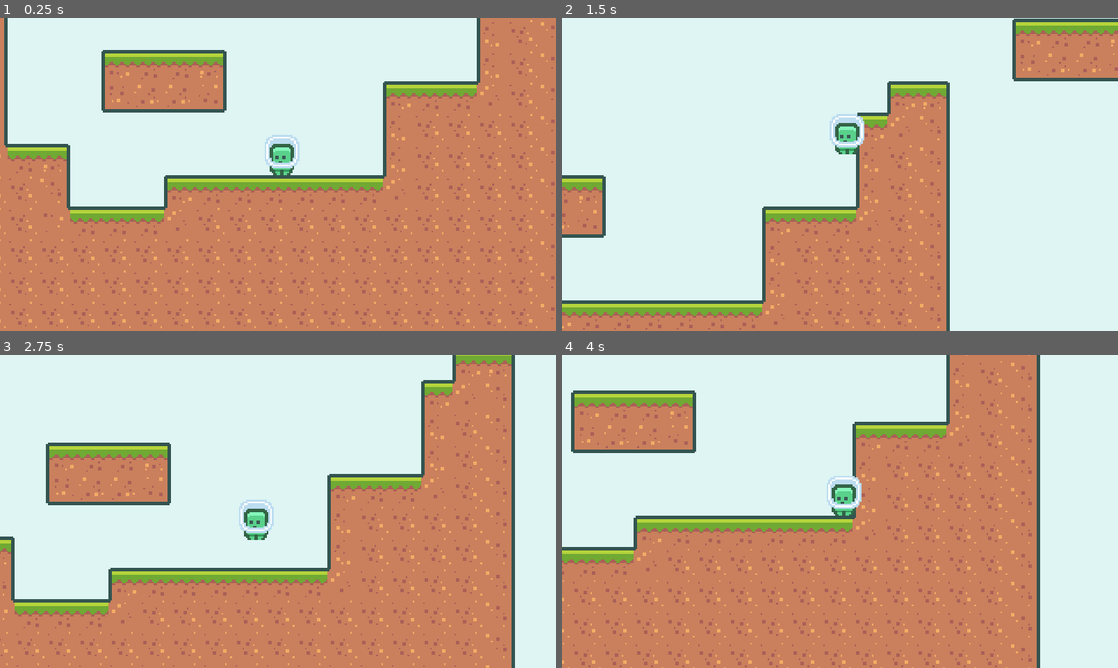
Above: before the commit, frames 1-4 (two rows, left to right).
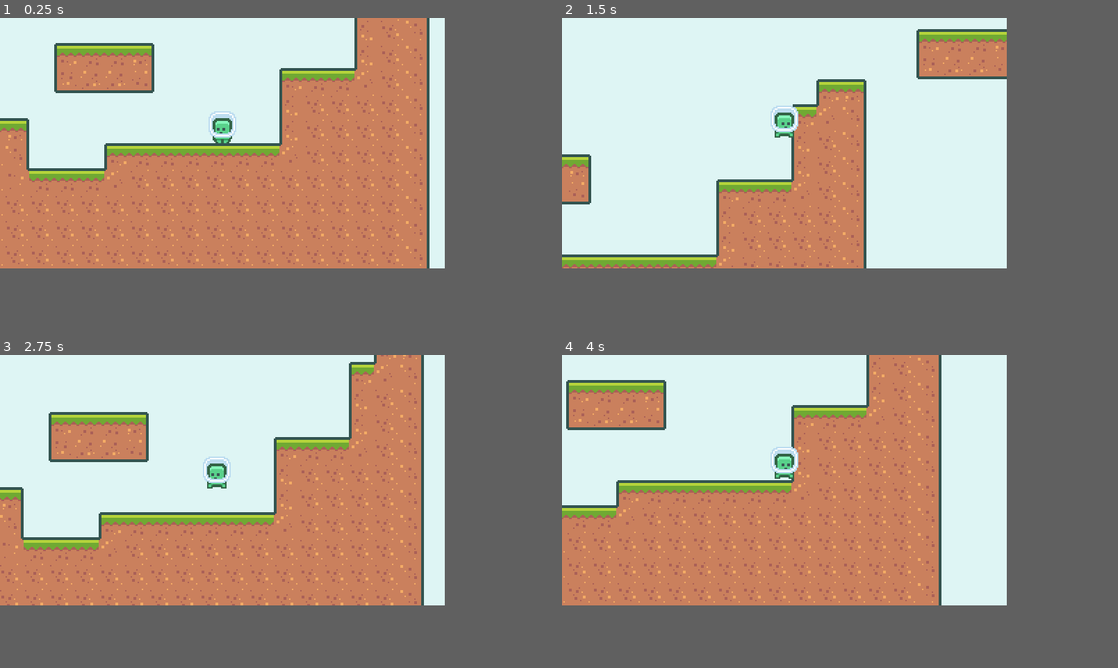
Above: after the commit, the same moments.

Repository: fremydev/2dPlatformerGodot3
Game: Godot game, scene res://scenes/main.tscn
Two runs of this game, one before a commit and one after it. Both use one fixed random seed, a clock stepped at 60 frames per second and the inputs below. Before the commit the project starts from res://scenes/view.tscn.
Inputs:
- Up to frame 1 (0.25 s): no input
- Up to frame 2 (1.5 s): tap Enter at 0.5 s; hold W (jump) 0.53-1.28 s; hold D (move_right) from 0.53 s (still down); tap W (jump) at 1.35 s
- Up to frame 3 (2.75 s): tap W (jump) at 1.52, 1.82 s; release D (move_right) at 2.03 s; hold A (move_left) from 2.03 s (still down); hold W (jump) from 2.03 s (still down)
- Up to frame 4 (4 s): release A (move_left) at 2.78 s; release W (jump) at 2.78 s; hold D (move_right) from 2.78 s (still down); tap W (jump) at 2.85, 3.02, 3.32 s; hold W (jump) from 3.53 s (still down)
In our replay, the window is 800x450 before the commit and 640x360 after it. These sizes can differ from the game's own. Grey fills any space a smaller window leaves; there, only what the larger window draws over its background counts as a difference.

The runs differ from the first frame. In frame 1, 34% of the frame differs, in the area x 0-100%, y 0-100%; in frame 2, 38%; in frame 3, 44%; in frame 4, 49%.

Commit message:
add player animation

Diff:
--- a/project.godot
+++ b/project.godot
@@ -11,19 +11,15 @@
 [application]
 
 config/name="2DPlatformer3.5"
-run/main_scene="res://scenes/view.tscn"
-
-[autoload]
-
-_global="*res://singleton.gd"
+run/main_scene="res://scenes/main.tscn"
 
 [display]
 
-window/size/width=1280
-window/size/height=720
-window/size/test_width=1920
-window/size/test_height=1080
-window/stretch/mode="2d"
+window/size/width=320
+window/size/height=180
+window/size/test_width=1280
+window/size/test_height=720
+window/stretch/mode="viewport"
 window/stretch/aspect="keep"
 
 [gui]
@@ -82,4 +78,5 @@
 [rendering]
 
 2d/snapping/use_gpu_pixel_snap=true
+quality/filters/use_nearest_mipmap_filter=true
 environment/default_environment="res://default_env.tres"
--- a/scenes/GameCamera.gd
+++ b/scenes/GameCamera.gd
@@ -1,26 +1,16 @@
 extends Camera2D
 
 var target_position: Vector2 = Vector2.ZERO
-const GAMESIZE: Vector2 = Vector2(320, 180)
-onready var window_scale: float = (OS.window_size / GAMESIZE).x
-onready var actual_cam_pos: Vector2 = global_position
-
-export(Color, RGB) var background_color
+const BGCOLOR: Color = Color( 0.87451, 0.964706, 0.960784, 1 )
 
 func _ready() -> void:
-	VisualServer.set_default_clear_color(background_color)
-	zoom = Vector2(1,1)
+	VisualServer.set_default_clear_color(BGCOLOR)
 
 
-func _process(delta) -> void:
+func _process(delta):
 	acquire_target_position()
+	global_position = lerp(target_position, global_position, pow(2, -40 * delta))
 
-	actual_cam_pos = lerp(target_position, global_position, pow(2, -15 * delta))
-	var subpixel_position = actual_cam_pos.round() - actual_cam_pos
-
-	_global.viewport_container.material.set_shader_param("cam_offset", subpixel_position)
-
-	global_position = actual_cam_pos.round()
 
 func acquire_target_position() -> void:
 	var players: Array = get_tree().get_nodes_in_group("player")
--- a/scenes/GameCamera.tscn
+++ b/scenes/GameCamera.tscn
@@ -5,5 +5,4 @@
 [node name="GameCamera" type="Camera2D"]
 position = Vector2( 320, 180 )
 current = true
-zoom = Vector2( 0.25, 0.25 )
 script = ExtResource( 1 )
--- a/scenes/Player.gd
+++ b/scenes/Player.gd
@@ -6,7 +6,6 @@
 const HORIZONTALAC: int = 2200
 const JUMPTERMULT: int = 4
 var velocity: Vector2 = Vector2.ZERO
-
 
 func _process(delta):
 	var move_vector: Vector2 = get_movement_vector()
@@ -26,10 +25,26 @@
 		velocity.y += GRAVITY * delta
 
 	velocity = move_and_slide(velocity, Vector2.UP)
+	#position = Vector2(round(position.x), round(position.y))
 
+	update_animation()
 
 func get_movement_vector() -> Vector2:
 	var move_vector: Vector2 = Vector2.ZERO
 	move_vector.x = Input.get_action_strength("move_right") - Input.get_action_strength("move_left")
 	move_vector.y = -1 if Input.is_action_just_pressed("jump") else 0
 	return move_vector
+
+
+func update_animation() -> void:
+	var move_vec: Vector2 = get_movement_vector()
+
+	if !is_on_floor():
+		$AnimatedSprite.play("jump")
+	elif move_vec.x != 0:
+		$AnimatedSprite.play("run")
+	else:
+		$AnimatedSprite.play("idle")
+
+	if move_vec.x != 0:
+		$AnimatedSprite.flip_h = true if move_vec.x > 0 else false
--- a/scenes/Player.tscn
+++ b/scenes/Player.tscn
@@ -1,7 +1,26 @@
-[gd_scene load_steps=4 format=2]
+[gd_scene load_steps=6 format=2]
 
 [ext_resource path="res://scenes/Player.gd" type="Script" id=1]
 [ext_resource path="res://assets/player/character_0000.png" type="Texture" id=2]
+[ext_resource path="res://assets/player/character_0001.png" type="Texture" id=3]
+
+[sub_resource type="SpriteFrames" id=2]
+animations = [ {
+"frames": [ ExtResource( 2 ) ],
+"loop": true,
+"name": "idle",
+"speed": 5.0
+}, {
+"frames": [ ExtResource( 3 ) ],
+"loop": true,
+"name": "jump",
+"speed": 5.0
+}, {
+"frames": [ ExtResource( 2 ), ExtResource( 3 ) ],
+"loop": true,
+"name": "run",
+"speed": 10.0
+} ]
 
 [sub_resource type="RectangleShape2D" id=1]
 extents = Vector2( 5, 10 )
@@ -9,9 +28,11 @@
 [node name="Player" type="KinematicBody2D" groups=["player"]]
 script = ExtResource( 1 )
 
-[node name="Sprite" type="Sprite" parent="."]
+[node name="AnimatedSprite" type="AnimatedSprite" parent="."]
 position = Vector2( 0, -12 )
-texture = ExtResource( 2 )
+frames = SubResource( 2 )
+animation = "run"
+playing = true
 
 [node name="CollisionShape2D" type="CollisionShape2D" parent="."]
 position = Vector2( 0, -10 )
--- a/scenes/game.gd
+++ /dev/null
@@ -1,6 +0,0 @@
-extends Node
-
-
-func _ready():
-	_global.viewport_container = $ViewportContainer
-	_global.viewport = $ViewportContainer/Viewport
--- a/scenes/main.tscn
+++ b/scenes/main.tscn
@@ -13,7 +13,6 @@
 tile_data = PoolIntArray( 65566, 1, 0, 65567, 1, 1, 65568, 1, 1, 65569, 1, 2, 131102, 1, 131072, 131103, 1, 131073, 131 …(4583 unchanged characters)…
 
 [node name="Player" parent="." instance=ExtResource( 2 )]
-position = Vector2( 338, 177 )
+position = Vector2( 355, 175 )
 
 [node name="GameCamera" parent="." instance=ExtResource( 3 )]
-background_color = Color( 0.87451, 0.964706, 0.960784, 1 )
--- a/scenes/view.tscn
+++ /dev/null
@@ -1,35 +0,0 @@
-[gd_scene load_steps=5 format=2]
-
-[ext_resource path="res://scenes/main.tscn" type="PackedScene" id=1]
-[ext_resource path="res://scenes/game.gd" type="Script" id=2]
-
-[sub_resource type="Shader" id=1]
-code = "shader_type canvas_item;
-
-uniform vec2 cam_offset = vec2(0.0, 0.0);
-
-void vertex() {
-	VERTEX += cam_offset;
-}"
-
-[sub_resource type="ShaderMaterial" id=2]
-shader = SubResource( 1 )
-shader_param/cam_offset = Vector2( 0, 0 )
-
-[node name="Game" type="Node"]
-script = ExtResource( 2 )
-
-[node name="ViewportContainer" type="ViewportContainer" parent="."]
-material = SubResource( 2 )
-margin_left = -4.0
-margin_top = -4.0
-margin_right = 318.0
-margin_bottom = 178.0
-rect_scale = Vector2( 4, 4 )
-
-[node name="Viewport" type="Viewport" parent="ViewportContainer"]
-size = Vector2( 322, 182 )
-handle_input_locally = false
-render_target_update_mode = 3
-
-[node name="Main" parent="ViewportContainer/Viewport" instance=ExtResource( 1 )]
--- a/singleton.gd
+++ /dev/null
@@ -1,4 +0,0 @@
-extends Node
-
-var viewport_container = null
-var viewport = null
